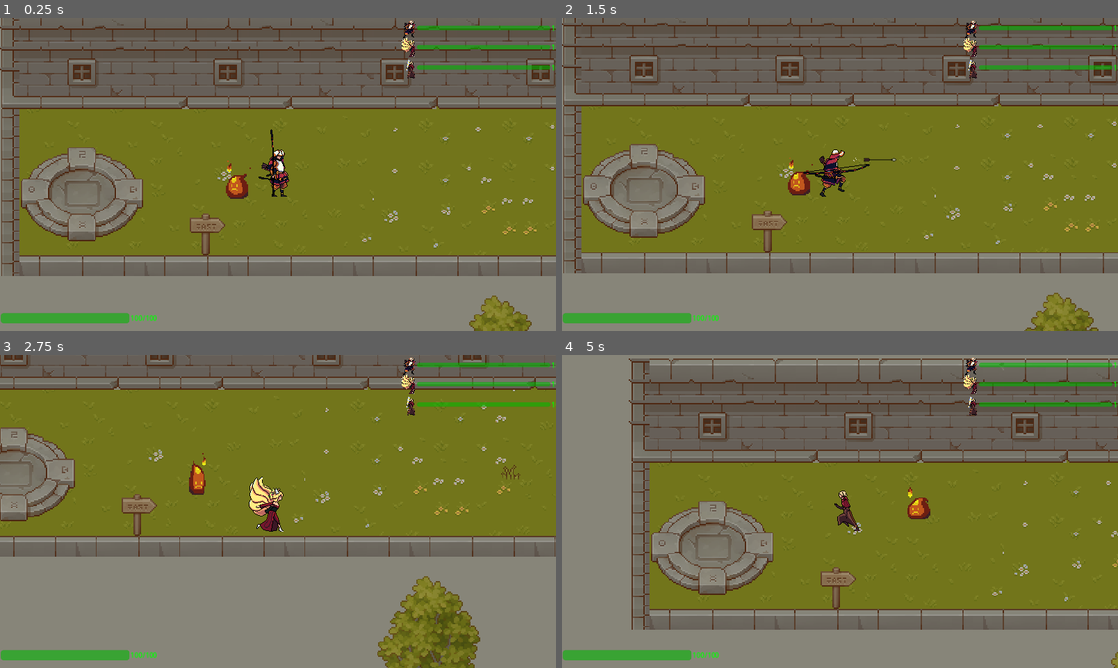
Above: before the commit, frames 1-4 (two rows, left to right).
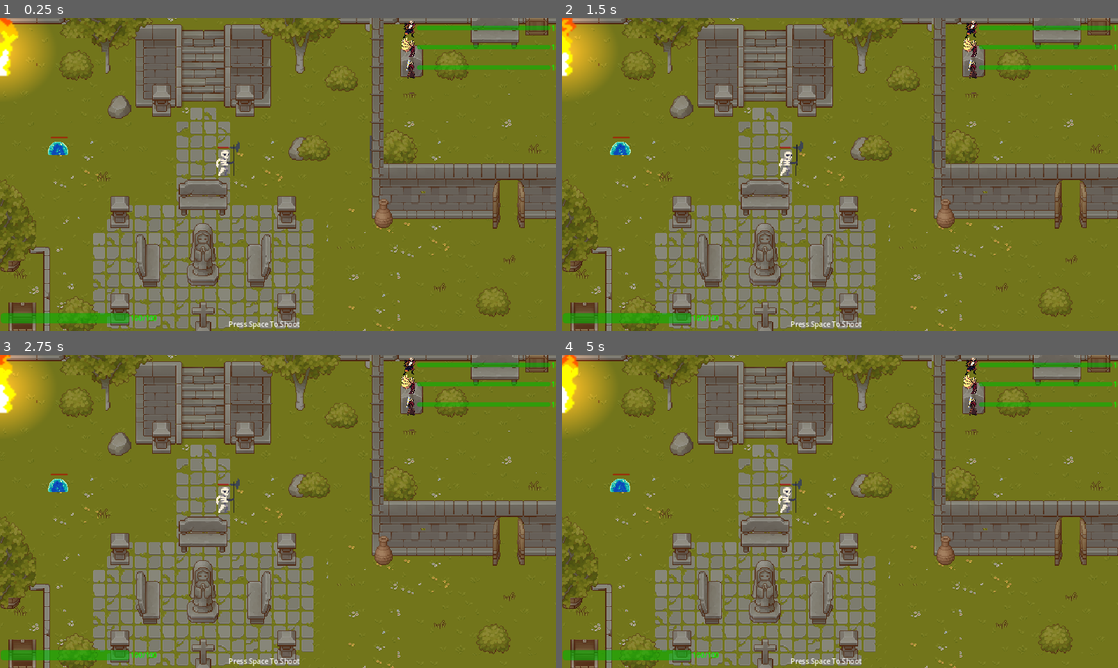
Above: after the commit, the same moments.

Repository: AugustanaCSC380January2024/final-game-jeager
Game: Godot game, scene res://scenes/levels/level_1.tscn
The game is run twice, just before and just after one commit, with the same random seed, the same clock (stepped at 60 frames per second) and the same inputs.
Inputs:
- Up to frame 1 (0.25 s): no input
- Up to frame 2 (1.5 s): tap Space (normal attack) at 0.5, 1.25 s; hold D (move right) 0.53-1.28 s; tap E (ultimate) at 0.6 s; hold S (move down) from 1.28 s (still down); tap 1 (character 1 selected) at 1.35 s
- Up to frame 3 (2.75 s): tap E (ultimate) at 1.55, 2.3 s; tap Space (normal attack) at 2 s; release S (move down) at 2.03 s; hold D (move right) from 2.03 s (still down); tap 2 (character 2 selected) at 2.1 s
- Up to frame 4 (5 s): tap Space (normal attack) at 2.75, 3.5, 3.6, 4.25 s; release D (move right) at 2.78 s; hold W (move up) 2.78-3.53 s; tap 3 (character 3 selected) at 2.85 s; tap E (ultimate) at 3.05, 3.8, 4.35 s; hold A (move left) from 3.53 s (still down)

The runs differ from the first frame. In frame 1, 63% of the frame differs, in the area x 0-100%, y 0-100%; in frame 2, 63%; in frame 3, 56%; in frame 4, 68%.
Error before the commit: Cannot call method 'get_children' on a null value. (res://scripts/levels/level.gd:12)
Error after the commit: Parse Error: Could not resolve super class inheritance from "Level". (res://scripts/levels/level_1.gd:1)

Commit message:
added functionality to the xp bar and working on attack cooldown

Diff:
--- a/scenes/levels/level_2.tscn
+++ b/scenes/levels/level_2.tscn
@@ -14,6 +14,7 @@
 [ext_resource type="Texture2D" uid="uid://brocy360o801q" path="res://assets/Skins/Player skins/character icon/miko_icon.png" id="7_13v0c"]
 [ext_resource type="Texture2D" uid="uid://cxcbeao47io3c" path="res://assets/Skins/Player skins/character icon/hayate_icon.png" id="8_1tv4t"]
 [ext_resource type="PackedScene" uid="uid://bf33gkctekuso" path="res://scenes/ui/exp_bar.tscn" id="8_ydnfj"]
+[ext_resource type="PackedScene" uid="uid://d2wdum7bclufv" path="res://scenes/ui/cooldown.tscn" id="12_qe0jd"]
 [ext_resource type="PackedScene" uid="uid://cbbnm3cctu4sp" path="res://scenes/enemy/normal enemy/skeleton.tscn" id="14_4imw8"]
 [ext_resource type="PackedScene" uid="uid://cmrdhph8qippw" path="res://scenes/players/companion.tscn" id="14_ufn4g"]
 [ext_resource type="PackedScene" uid="uid://cvjtbx5vno36k" path="res://scenes/enemy/normal enemy/slime.tscn" id="15_kodex"]
@@ -125,6 +126,9 @@
 scale = Vector2(0.600808, 0.618664)
 texture = ExtResource("8_1tv4t")
 
+[node name="cooldown" parent="CanvasLayer" instance=ExtResource("12_qe0jd")]
+position = Vector2(1197, 652)
+
 [node name="hayate" parent="." instance=ExtResource("3_a7lok")]
 y_sort_enabled = true
 position = Vector2(890, 156)
@@ -162,6 +166,18 @@
 [node name="slime4" parent="enemies" instance=ExtResource("15_kodex")]
 position = Vector2(1416, 852)
 
+[node name="skeleton3" parent="enemies" instance=ExtResource("14_4imw8")]
+position = Vector2(131, 196)
+
+[node name="skeleton4" parent="enemies" instance=ExtResource("14_4imw8")]
+position = Vector2(-171, 154)
+
+[node name="skeleton5" parent="enemies" instance=ExtResource("14_4imw8")]
+position = Vector2(-359, 164)
+
+[node name="slime5" parent="enemies" instance=ExtResource("15_kodex")]
+position = Vector2(449, 206)
+
 [editable path="TileMap"]
 [editable path="CanvasLayer/party_health_bars/saber_mini_health_bar"]
 [editable path="CanvasLayer/party_health_bars/miko_mini_health_bar"]
--- a/scenes/ui/cooldown.tscn
+++ b/scenes/ui/cooldown.tscn
@@ -5,15 +5,27 @@
 [ext_resource type="Texture2D" uid="uid://cn8ewf77eax7a" path="res://assets/Skins/UI skins/19146s76.png" id="3_fv5gp"]
 
 [node name="cooldown" type="Node2D"]
+scale = Vector2(2, 2)
 script = ExtResource("1_h1fg3")
-cooldown_time = 3.0
+cooldown_time = 5.0
 
 [node name="Timer" type="Timer" parent="."]
+wait_time = 5.0
 one_shot = true
 
 [node name="TextureProgressBar" type="TextureProgressBar" parent="."]
-offset_right = 512.0
-offset_bottom = 512.0
+texture_filter = 1
+anchors_preset = 8
+anchor_left = 0.5
+anchor_top = 0.5
+anchor_right = 0.5
+anchor_bottom = 0.5
+offset_left = -26.0
+offset_top = -28.0
+offset_right = 486.0
+offset_bottom = 484.0
+grow_horizontal = 2
+grow_vertical = 2
 scale = Vector2(0.103124, 0.109987)
 value = 100.0
 fill_mode = 4
@@ -21,11 +33,18 @@
 texture_progress = ExtResource("3_fv5gp")
 
 [node name="Label" type="Label" parent="."]
-offset_left = 13.0
-offset_top = 18.0
-offset_right = 54.0
-offset_bottom = 41.0
+texture_filter = 1
+anchors_preset = 14
+anchor_top = 0.5
+anchor_right = 1.0
+anchor_bottom = 0.5
+offset_left = -11.5
+offset_top = -9.0
+offset_right = 20.5
+offset_bottom = 14.0
+grow_horizontal = 2
+grow_vertical = 2
 scale = Vector2(0.725473, 0.725473)
-text = "2.13"
+text = "5.00"
 
 [connection signal="timeout" from="Timer" to="." method="_on_timer_timeout"]
--- a/scripts/UI/cooldown.gd
+++ b/scripts/UI/cooldown.gd
@@ -14,15 +14,12 @@
 		label.set_text(str(timer.get_time_left()).pad_decimals(2))
 		var time_ratio = (timer.get_wait_time() -timer.get_time_left())/timer.get_wait_time()
 		$TextureProgressBar.value = time_ratio * 100
-	elif timer.is_stopped():
-		if Input.is_action_just_pressed("move down"):
-			start_timer()
 
 func _on_timer_timeout():
 	label.set_text(str(cooldown_time).pad_decimals(2))
 
 func start_timer():
 	timer.start()
-# checking to see if timer works
-	#await get_tree().create_timer(5).timeout
-	#timer.start()
+
+func over():
+	return timer.is_stopped()
--- a/scripts/UI/exp_bar.gd
+++ b/scripts/UI/exp_bar.gd
@@ -1 +1,11 @@
 extends ProgressBar
+var level = 1
+
+@onready var label = $Label
+
+func update_exp_bar():
+	value += 10
+	if value >= 100:
+		level += 1
+		value = value - 100
+		label.text = "LVL " + str(level)
--- a/scripts/companion.gd
+++ b/scripts/companion.gd
@@ -27,7 +27,7 @@
 		animated_sprite.flip_h = true
 
 	#if (abs(distance.x)> 70 and abs(distance.y) > 70):
-	if distance > 700:
+	if distance > 500:
 		velocity = dir * speed
 		global_position = player.get_companion_maker_position()
 		animated_sprite.play("teleport")
--- a/scripts/levels/level.gd
+++ b/scripts/levels/level.gd
@@ -12,6 +12,8 @@
 @onready var enemies = $enemies.get_children()
 @onready var absorb_particles = preload("res://scenes/absorb_particles.tscn")
 @onready var coin = preload("res://scenes/other/coin.tscn")
+@onready var exp_bar = $CanvasLayer/exp_bar
+@onready var cooldown = $CanvasLayer/cooldown
 
 var curr_player: CharacterBody2D
 
@@ -34,6 +36,12 @@
 	$map_props/column4.Strucked.connect(_on_pillar_strucked)
 	for enemy in enemies:
 		enemy.connect("enemy_death", _enemy_killed)
+
+func _process(delta):
+	if Input.is_action_just_pressed("ultimate"):
+		if (cooldown.over()):
+			cooldown.start_timer()
+			curr_player.
 
 func _enemy_killed(pos):
 	var new_particle = absorb_particles.instantiate()
@@ -89,3 +97,4 @@
 	var new_coin = coin.instantiate()
 	add_child(new_coin)
 	new_coin.position = companion.global_position
+	new_coin.coin_collected.connect(exp_bar.update_exp_bar)
--- a/scripts/map_props/coin.gd
+++ b/scripts/map_props/coin.gd
@@ -4,3 +4,4 @@
 
 func _on_area_2d_body_entered(body):
 	coin_collected.emit()
+	queue_free()
--- a/scripts/player.gd
+++ b/scripts/player.gd
@@ -45,8 +45,6 @@
 		animation = 0
 		if Input.is_action_just_pressed("normal attack"):
 			animation = 2
-		elif Input.is_action_just_pressed("ultimate"):
-			animation = 3
 	if left_right_direction != 0:
 		animation = 0
 		if left_right_direction == 1:
@@ -83,12 +81,12 @@
 		animated_sprite.play("attack 1")
 		stop_movement = true
 	elif animation == 3:
-		animated_sprite.play("attack 2")
-		stop_movement = true
+		animated_sprite.play("hurt")
 	elif animation == 4:
-		animated_sprite.play("hurt")
-	elif animation == 5:
 		animated_sprite.play("dead")
+
+func ult():
+	pass
 
 func _on_animated_sprite_2d_animation_finished():
 	if stop_movement:
@@ -130,11 +128,11 @@
 		spawn_dmgIndicator(d)
 		health_points -= d
 		stop_movement = true
-		update_moving_animation(4)
+		update_moving_animation(3)
 		health_changed.emit()
 		if health_points <= 0:
 			alive = false
-			update_moving_animation(5)
+			update_moving_animation(4)
 
 func get_health_bar():
 	return health_bar
Not shown: 1 places in scenes/levels/level_2.tscn that only renumber resources
